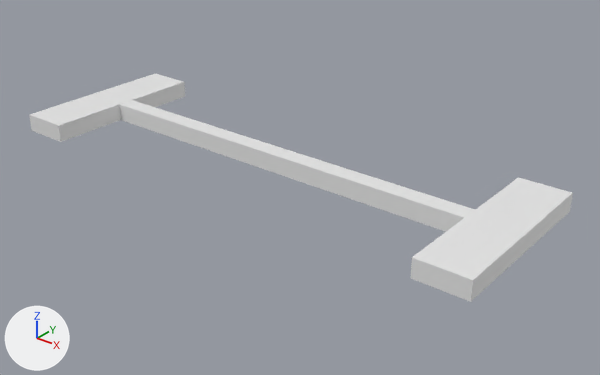
An edit to the glTF model Asset/Models/Ground/Bridge/Bridge.gltf, drawn before and after from the same camera.
Rendered twice from a 50 mm camera at (52.6, -61.2, 36.7) aimed at (3.0, 0.8, -1.8). The axes (+X, +Y, +Z) are drawn at lower left. The lights are the same throughout. Where no turn or scale is listed for an object, it has been applied to the vertices.

Before the edit, the objects in view are built like this:
```python
mat_material = principled_material('Material')
mat_material.base_color = (0.8, 0.8, 0.8)  # white #e7e7e7
me_cube = bpy.data.meshes.new('Cube')
me_cube.from_pydata(...)  # a box spanning x -23.3..23.3, y -1.0..1.0, z -1.0..1.0
me_cube.materials.append(mat_material)  # white #e7e7e7
me_立方体 = bpy.data.meshes.new('立方体')
me_立方体.from_pydata(...)  # a box spanning x -2.8..2.8, y -9.8..9.8, z -1.0..1.0
me_立方体_001 = bpy.data.meshes.new('立方体.001')
me_立方体_001.from_pydata(...)  # a box spanning x -2.8..2.8, y -9.8..9.8, z -1.0..1.0
ob_cube = bpy.data.objects.new('Cube', me_cube)
ob_cube.location = (0.0, 0.0, 1.07)
ob_立方体 = bpy.data.objects.new('立方体', me_立方体)
ob_立方体.location = (-26.05, 0.0, 1.07)
ob_立方体_001 = bpy.data.objects.new('立方体.001', me_立方体_001)
ob_立方体_001.location = (25.97, 0.0, 1.07)
```
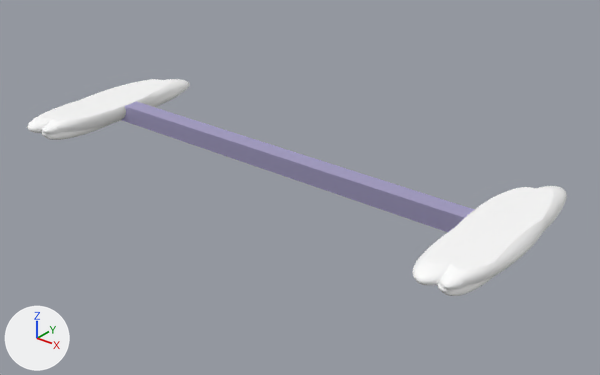
Patch to the scene script:
```diff
--- a/Asset/Models/Ground/Bridge/Bridge.gltf.py
+++ b/Asset/Models/Ground/Bridge/Bridge.gltf.py
@@ mat_material @@
 mat_material = principled_material('Material')
-mat_material.base_color = (0.8, 0.8, 0.8)  # white #e7e7e7
+mat_material.base_color = (0.711, 0.658, 1.0)  # blue #dbd4ff
+mat_material.metallic = 1.0
@@ mat_マテリアル_001 @@
+mat_マテリアル_001 = principled_material('マテリアル.001')
+mat_マテリアル_001.base_color = (1.0, 1.0, 1.0)  # white #ffffff
@@ mat_マテリアル @@
+mat_マテリアル = principled_material('マテリアル')
+mat_マテリアル.base_color = (1.0, 1.0, 1.0)  # white #ffffff
@@ me_ico球_001 @@
+me_ico球_001.from_pydata(...)  # 3000 vertices, 5996 faces; spans x -3.3..3.4, y -10.7..12.6, z -2.0..1.4
+me_ico球_001.materials.append(mat_マテリアル_001)  # white #ffffff
@@ me_ico球 @@
+me_ico球.from_pydata(...)  # 2951 vertices, 5898 faces; spans x -3.3..3.4, y -10.7..12.6, z -2.0..1.0
+me_ico球.materials.append(mat_マテリアル)  # white #ffffff
@@ ob_立方体 @@
-ob_立方体 = bpy.data.objects.new('立方体', me_立方体)
-ob_立方体.location = (-26.05, 0.0, 1.07)
@@ ob_立方体_001 @@
-ob_立方体_001 = bpy.data.objects.new('立方体.001', me_立方体_001)
-ob_立方体_001.location = (25.97, 0.0, 1.07)
@@ ob_ico球_001 @@
+ob_ico球_001 = bpy.data.objects.new('ICO球.001', me_ico球_001)
+ob_ico球_001.location = (26.11, -0.67, 1.14)
@@ ob_ico球 @@
+ob_ico球 = bpy.data.objects.new('ICO球', me_ico球)
+ob_ico球.location = (-25.61, -0.67, 1.14)
```

Where the change shows, as pixel boxes [x1, y1, x2, y2] in the pictures (600 x 375 px):
'立方体.001', deleted: before [411, 177, 573, 302]
'Cube', recoloured, surface changed (white to blue): [120, 100, 475, 232] in both
'ICO球.001', added: after [413, 186, 567, 296]
'立方体', deleted: before [29, 74, 185, 142]
'ICO球', added: after [27, 79, 190, 140]
